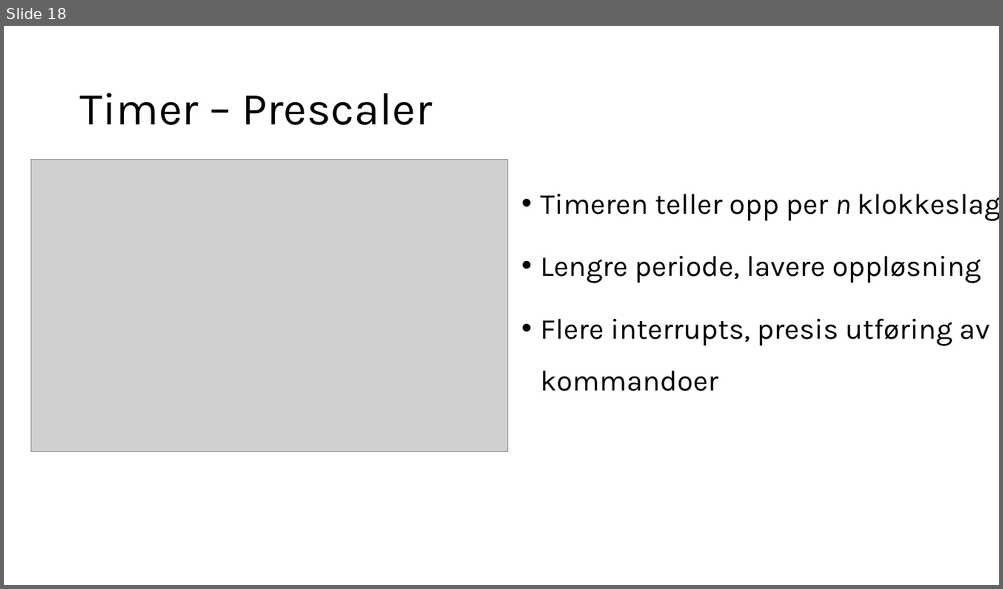
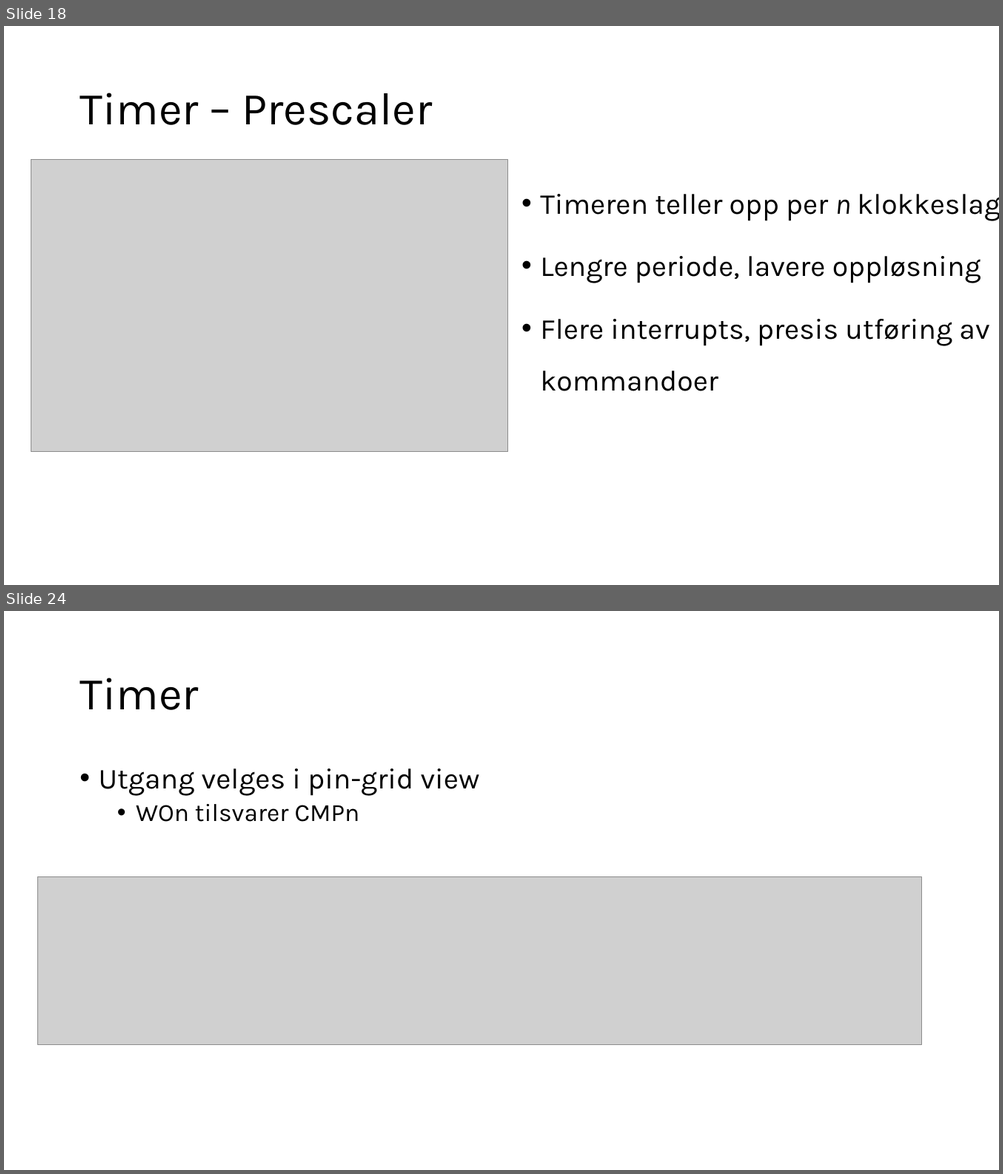
Before and after one commit to ElektraVerksted/AVR-kurs, a slide deck: Kursdag 2/Dag to.pptx. Shown one above the other, each under a label of ours: slide 18 before the commit, slides 18 and 24 after it; the slides between them are not shown. The pictures are 1003x589 and 1003x1174 pixels, drawn with LibreOffice and Linux fonts; fonts in the diff are those of the drawing; grey boxes stand for pictures. Boxes give left, top, right and bottom in pixels: in the first picture for what was removed or moved away, otherwise in the second. Text is boxed around its words. In the diff, an @@ line names an element or a change of style, - is before the commit and + after.

```diff
--- a/Kursdag 2/Dag to.pptx
+++ b/Kursdag 2/Dag to.pptx
@@ slide 24 added at <box>4,611,999,1170</box>, background #FFFFFF @@
@@ title added at <box>79,678,199,710</box>, 44 pt, text #000000 @@
+Timer
@@ text added at <box>99,769,480,822</box>, 28 pt, text #000000 @@
+• Utgang velges i pin-grid view
+  • WOn tilsvarer CMPn
@@ picture added at <box>37,877,922,1045</box> @@
```
Also in this commit, not shown: 1 slide changed, 9 other slides added, 1 slide removed.
